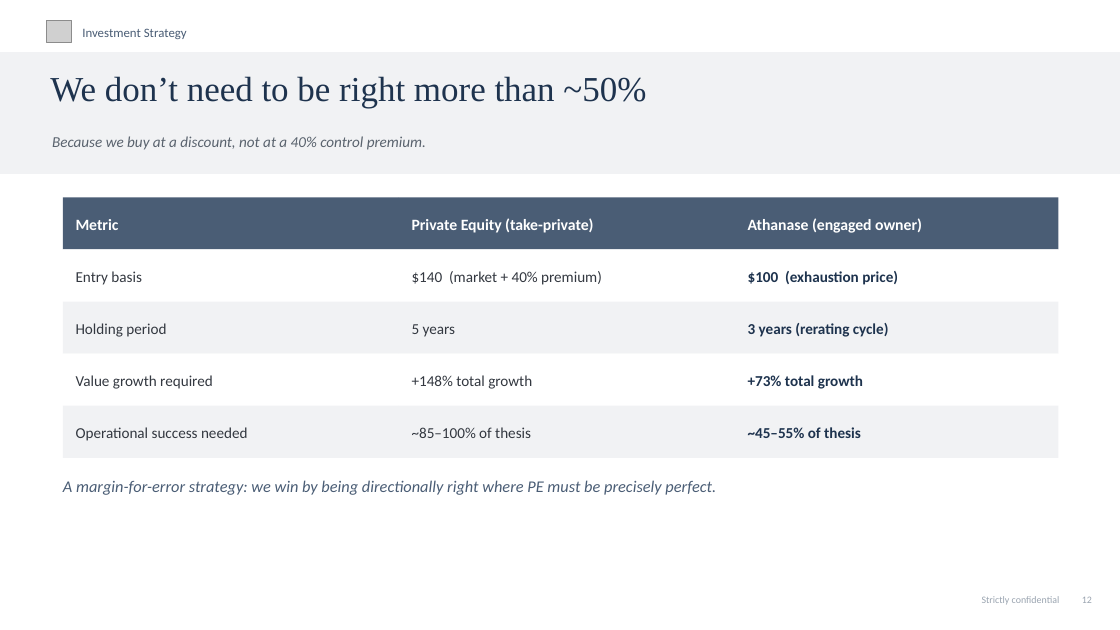
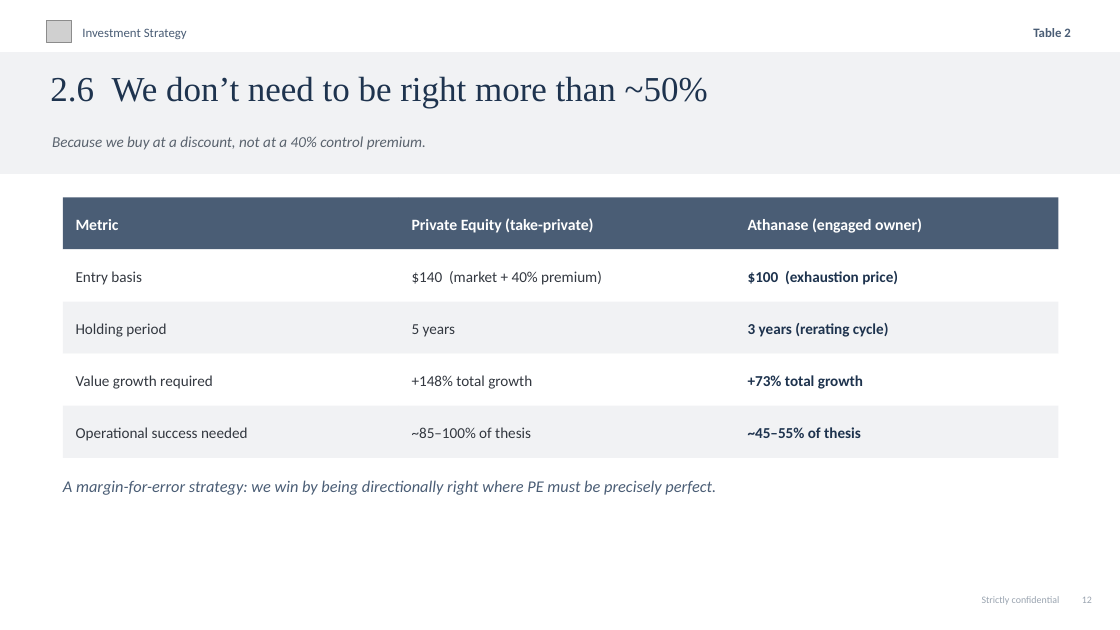
Before and after one commit to charette-lab/Claude, a slide deck: slide 15 of Athanase_Engaged_Ownership_Allocator_Deck.pptx. Drawn at 1120x630 pixels with LibreOffice and Linux fonts; fonts in the diff are those of the drawing; grey boxes stand for pictures. Boxes give left, top, right and bottom in pixels: in the first picture for what was removed or moved away, otherwise in the second. Text is boxed around its words. In the diff, an @@ line names an element or a change of style, - is before the commit and + after.

```diff
--- a/Athanase_Engaged_Ownership_Allocator_Deck.pptx
+++ b/Athanase_Engaged_Ownership_Allocator_Deck.pptx
@@ text added at box(1033, 28, 1070, 37), 11 pt, text #4A5D75, bold @@
+Table 2
@@ text at box(50, 76, 708, 108): text changed @@
-We don’t need to be right more than ~50%
+2.6 We don’t need to be right more than ~50%
```
Also in this commit, not shown: 21 other slides changed, 1 other file.
